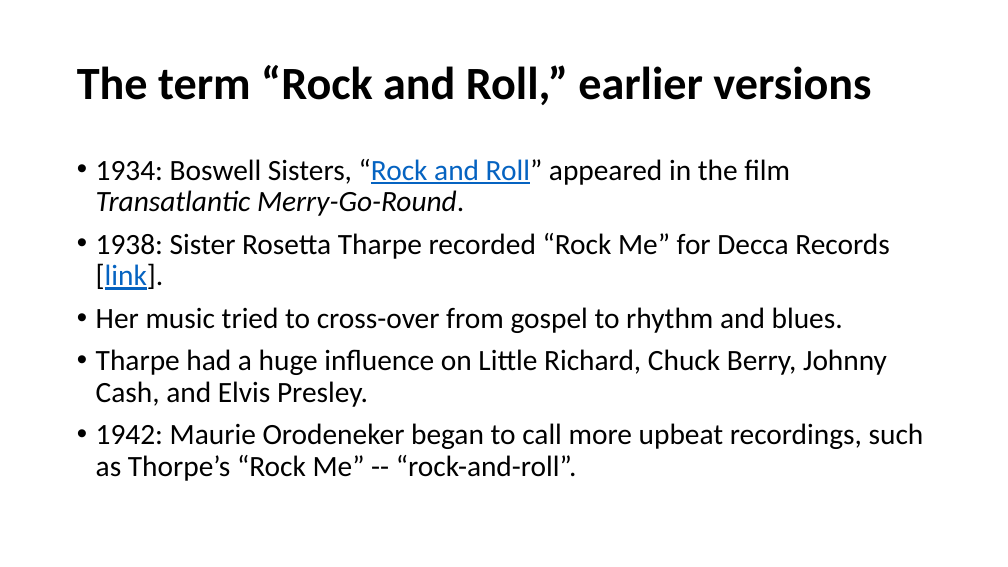
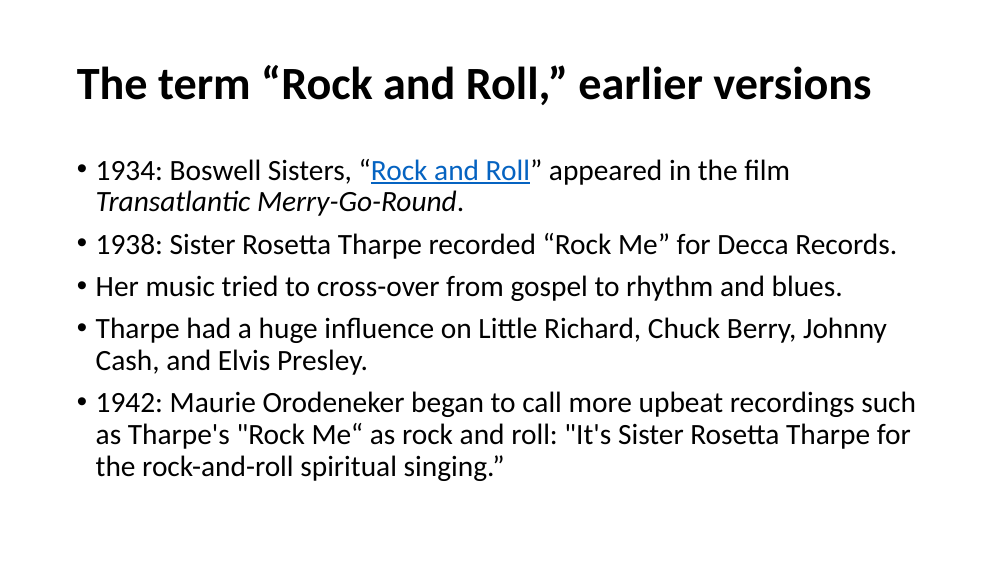
Before and after one commit to mrbaker1917/website, a slide deck: slide 2 of HSTR121/ppts/RockEmerges.pptx. Drawn at 1008x567 pixels with LibreOffice and Linux fonts; fonts in the diff are those of the drawing; background and template pictures are left out. Boxes give left, top, right and bottom in pixels: in the first picture for what was removed or moved away, otherwise in the second. Text is boxed around its words. In the diff, an @@ line names an element or a change of style, - is before the commit and + after.

Commit message:
updates to ppts

```diff
--- a/HSTR121/ppts/RockEmerges.pptx
+++ b/HSTR121/ppts/RockEmerges.pptx
@@ text at <box>96,233,897,259</box>: text changed @@
-• 1938: Sister Rosetta Tharpe recorded “Rock Me” for Decca Records [link].
+• 1938: Sister Rosetta Tharpe recorded “Rock Me” for Decca Records.
@@ text at <box>96,391,916,481</box>: text changed @@
-• 1942: Maurie Orodeneker began to call more upbeat recordings, such as Thorpe’s “Rock Me” -- “rock-and-roll”.
+• 1942: Maurie Orodeneker began to call more upbeat recordings such as Tharpe's "Rock Me“ as rock and roll: "It's Sister Rosetta Tharpe for the rock-and-roll spiritual singing.”
```
Also in this commit, not shown: 2 other files.
